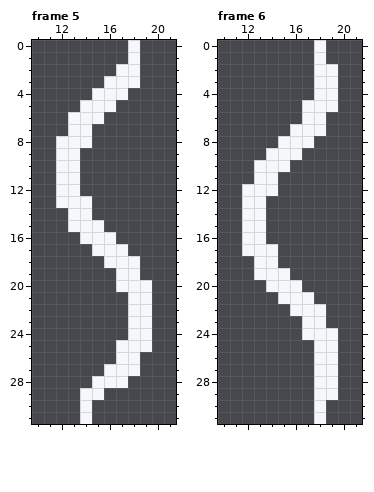
Two states of a pixel-art file, assets/attacks/player/basic_attack.aseprite. This is how it looked before the edit.
32x32 pixels, 6 frames. Shown: frame 5: x 10..21, y 0..31; frame 6: x 10..21, y 0..31. The commit also changed other frames, which this record leaves out.
Once edited:
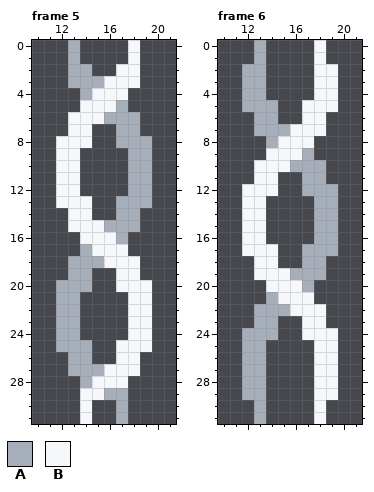
Palette (. is transparent): A #a6aeba  B #f5f7fa
The commit says: add especial attack to phase 2 in monolyth boss
The edit:
layer "double" now shown
Changed rows in their new state; - is an unchanged pixel.
Frame 5, layer "double":
first column x 12:
 0 -A------
 1 -A------
 2 -AA-----
 3 -AAA----
 4 --A-----
 5 -----A--
 6 ----AAA-
 7 -----AA-
 8 -----AAA
 9 ------AA
10 ------AA
11 ------AA
12 ------AA
13 -----AAA
14 -----AA-
15 ----AAA-
16 -----A--
17 --A-----
18 -AAA----
19 -AA-----
20 AAA-----
21 AA------
22 AA------
23 AA------
24 AA------
25 AAA-----
26 -AA-----
27 -AAA----
28 --A-----
29 ----AA--
30 -----A--
31 -----A--
Frame 6, layer "double":
first column x 12:
 0 -A------
 1 -A------
 2 AA------
 3 AA------
 4 AA------
 5 AAA-----
 6 -AA-----
 7 -AAA----
 8 --A-----
 9 -----A--
10 ----AAA-
11 -----AA-
12 -----AAA
13 ------AA
14 ------AA
15 ------AA
16 ------AA
17 -----AAA
18 -----AA-
19 ----AAA-
20 -----A--
21 --A-----
22 -AAA----
23 -AA-----
24 AAA-----
25 AA------
26 AA------
27 AA------
28 AA------
29 AA------
30 -A------
31 -A------
